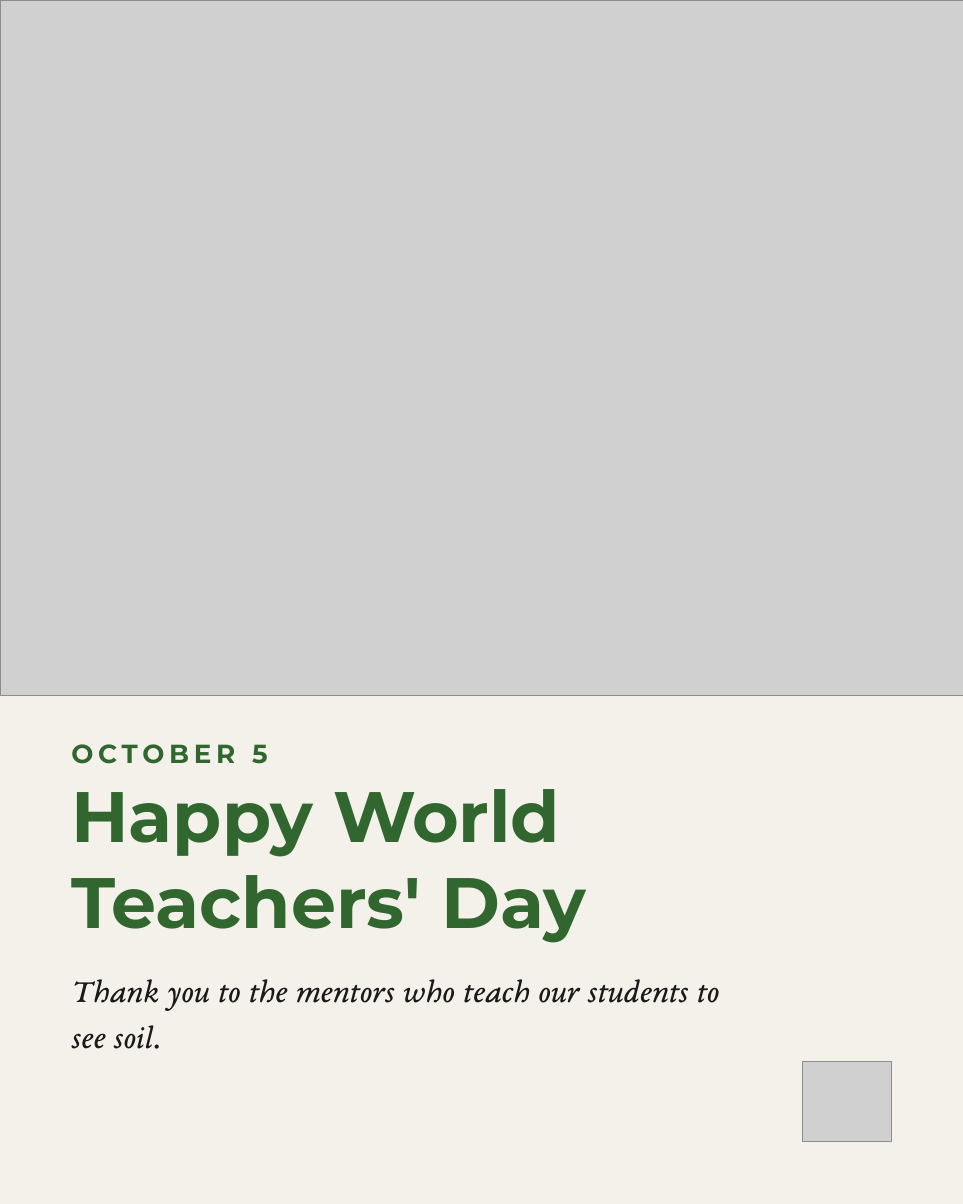
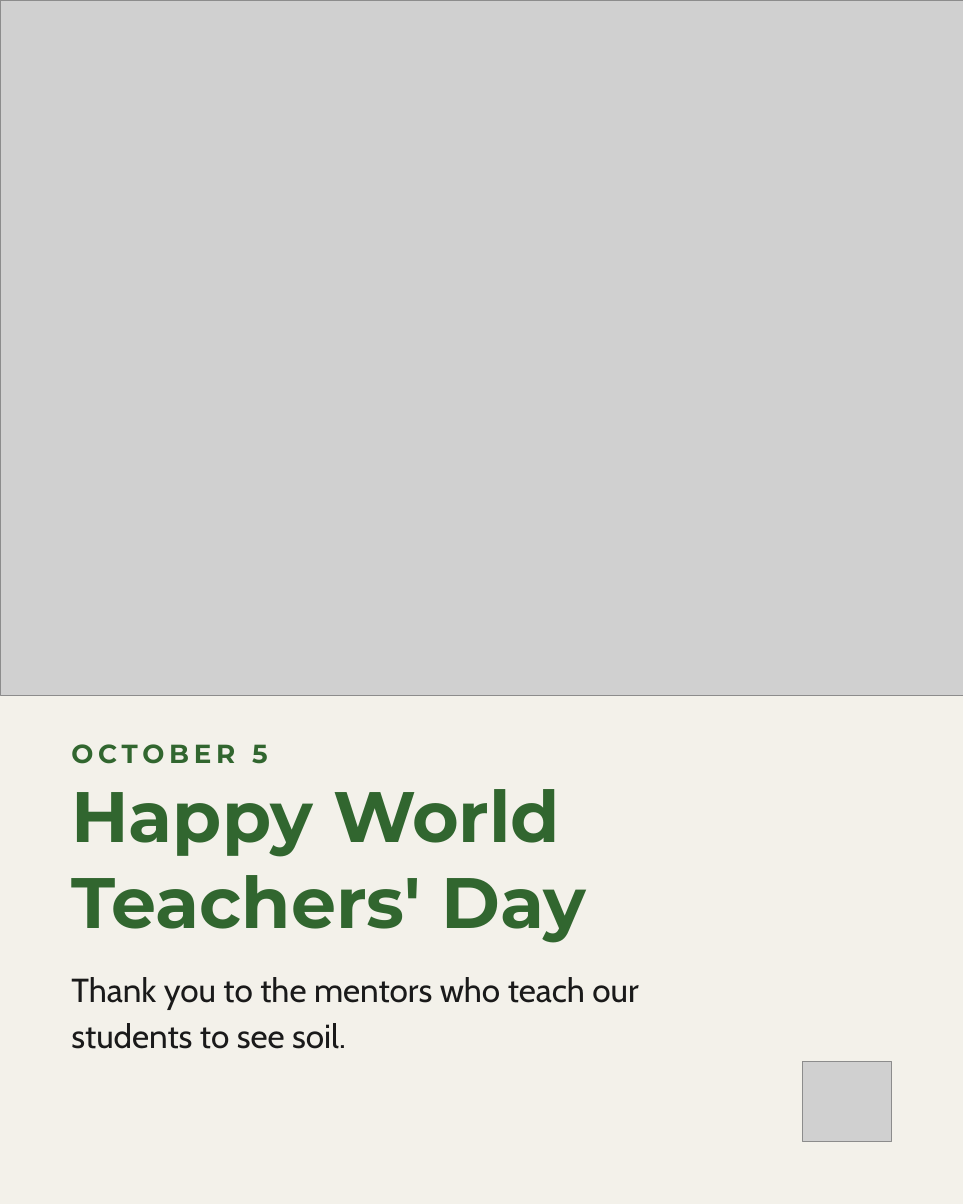
Before and after one commit to linneamoritznyc/SFW-SocialMedia, a slide deck: slide 1 of templates/posts/october/05-10-2026-mon-ig-teachers-day-option-1-photo.pptx. Drawn at 963x1204 pixels with LibreOffice and Linux fonts; fonts in the diff are those of the drawing; grey boxes stand for pictures. Boxes give left, top, right and bottom in pixels: in the first picture for what was removed or moved away, otherwise in the second. Text is boxed around its words. In the diff, an @@ line names an element or a change of style, - is before the commit and + after.

```diff
--- a/templates/posts/october/05-10-2026-mon-ig-teachers-day-option-1-photo.pptx
+++ b/templates/posts/october/05-10-2026-mon-ig-teachers-day-option-1-photo.pptx
@@ text "Thank you to the mentors ..." at box(71, 977, 638, 1049): font EB Garamond to Cabin, italic off @@
```
Also in this commit, not shown: 1 other slide changed, 24 other files.
